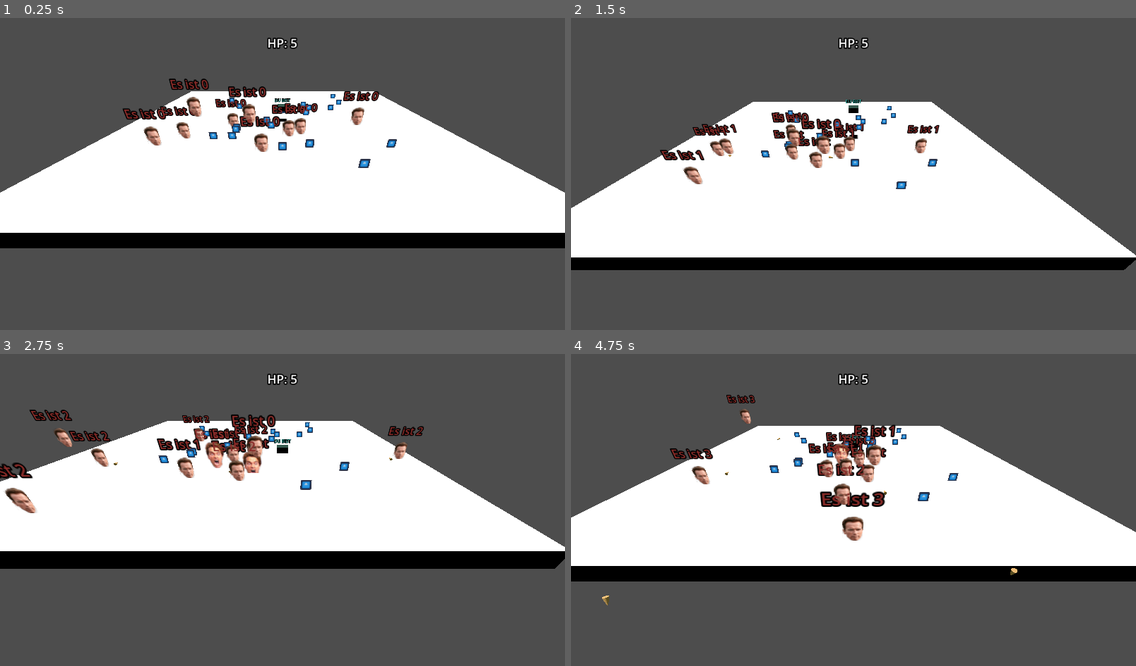
Above: before the commit, frames 1-4 (two rows, left to right).
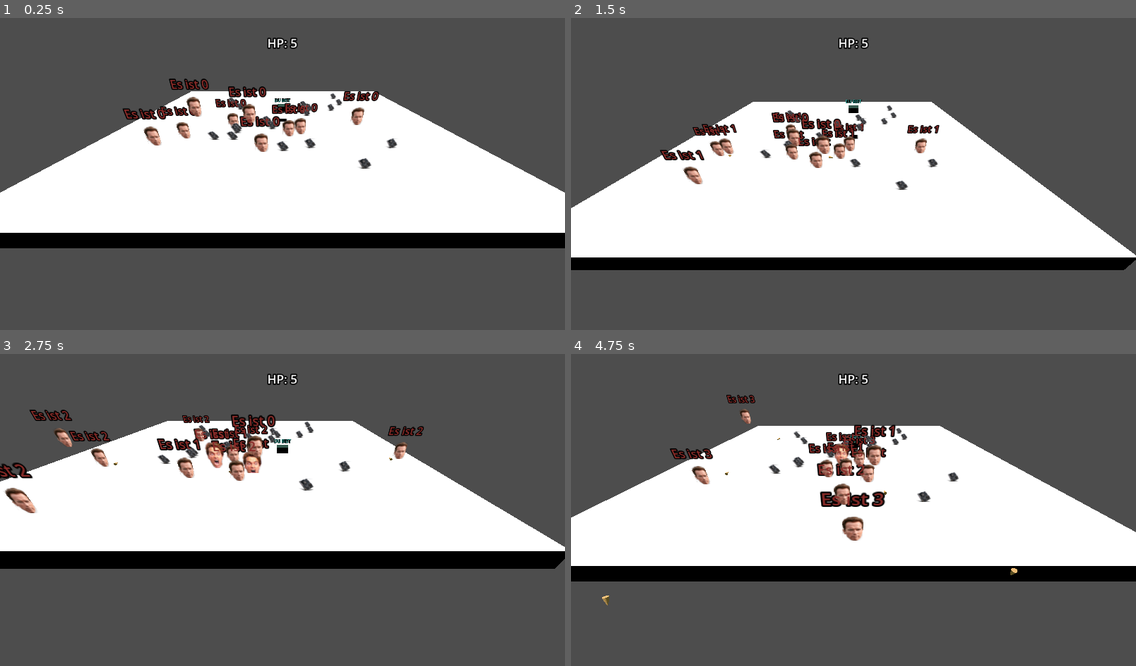
Above: after the commit, the same moments.

Repository: djaessel/godont
Game: Godot game, scene res://main.tscn
Same seed, same stepped clock (60 frames per second), same inputs: the game is played once before the commit and once after it. The engine's default icon, where the game draws it, is replaced by a stand-in: a white triangle on a blue panel in a dark square.
Inputs:
- Up to frame 1 (0.25 s): no input
- Up to frame 2 (1.5 s): hold Right (move_right) 0.53-1.28 s; tap Space (jump) at 0.77 s; hold Down (move_back) from 1.28 s (still down)
- Up to frame 3 (2.75 s): tap Space (jump) at 1.52 s; release Down (move_back) at 2.03 s; hold Right (move_right) from 2.03 s (still down)
- Up to frame 4 (4.75 s): release Right (move_right) at 2.78 s; hold Up (move_forward) 2.78-3.53 s; tap Space (jump) at 3.02, 3.77, 4.52 s; hold Left (move_left) from 3.53 s (still down)

The runs differ from the first frame. In frame 1, 0.5% of the frame differs, in the area x 36-71%, y 24-49%; in frame 2, 0.4%; in frame 3, 0.4%; in frame 4, 0.4%.

Commit message:
food texture update

Diff:
--- a/food1.tscn
+++ b/food1.tscn
@@ -1,6 +1,6 @@
 [gd_scene load_steps=4 format=3 uid="uid://cxinx1n6dj07m"]
 
-[ext_resource type="Texture2D" uid="uid://dx4yk4q07ysqo" path="res://icon.svg" id="1_wy7ke"]
+[ext_resource type="Texture2D" uid="uid://bni3jo7qd1w0a" path="res://img/motherboard_transparent_1.png" id="1_3y3en"]
 
 [sub_resource type="PhysicsMaterial" id="PhysicsMaterial_uepqt"]
 
@@ -13,4 +13,5 @@
 shape = SubResource("CapsuleShape3D_0t78k")
 
 [node name="FoodSprite1" type="Sprite3D" parent="."]
-texture = ExtResource("1_wy7ke")
+pixel_size = 0.005
+texture = ExtResource("1_3y3en")
Binary file added: img/motherboard_transparent_1.png
Not shown, added: img/motherboard_transparent_1.png.import
